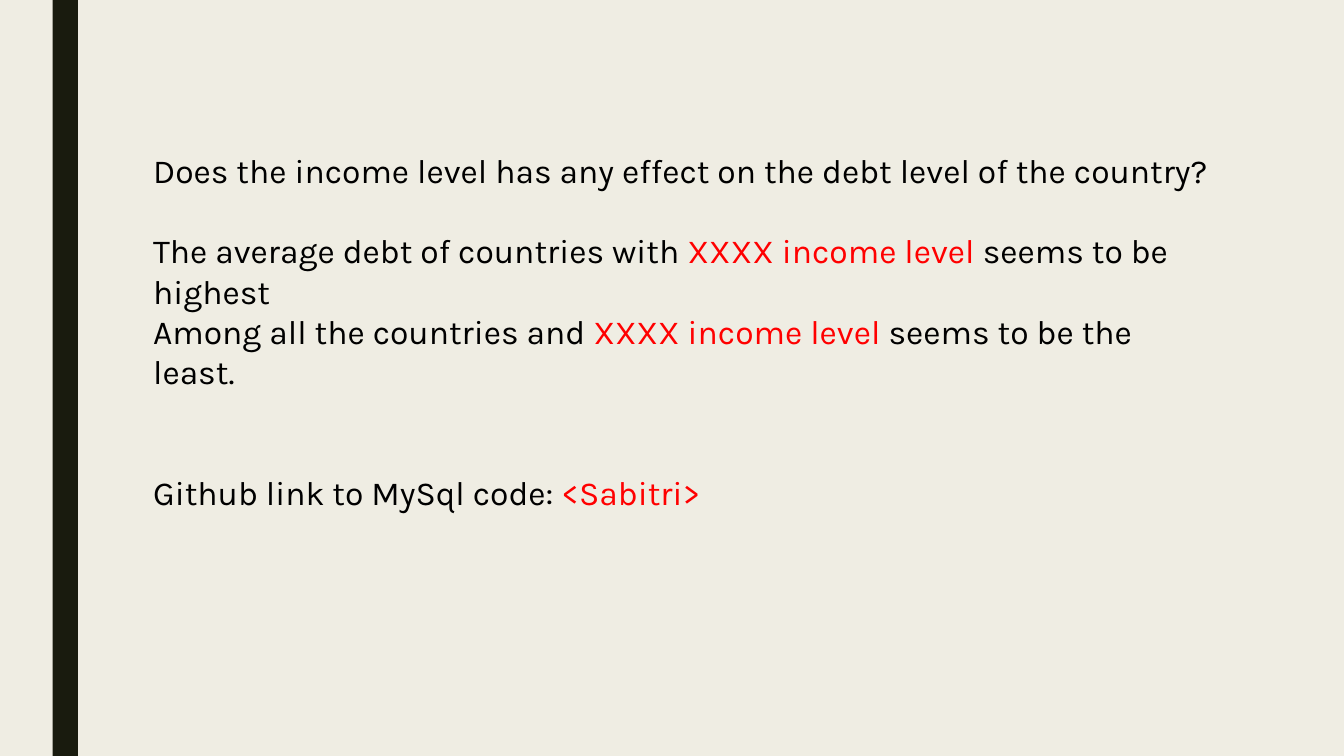
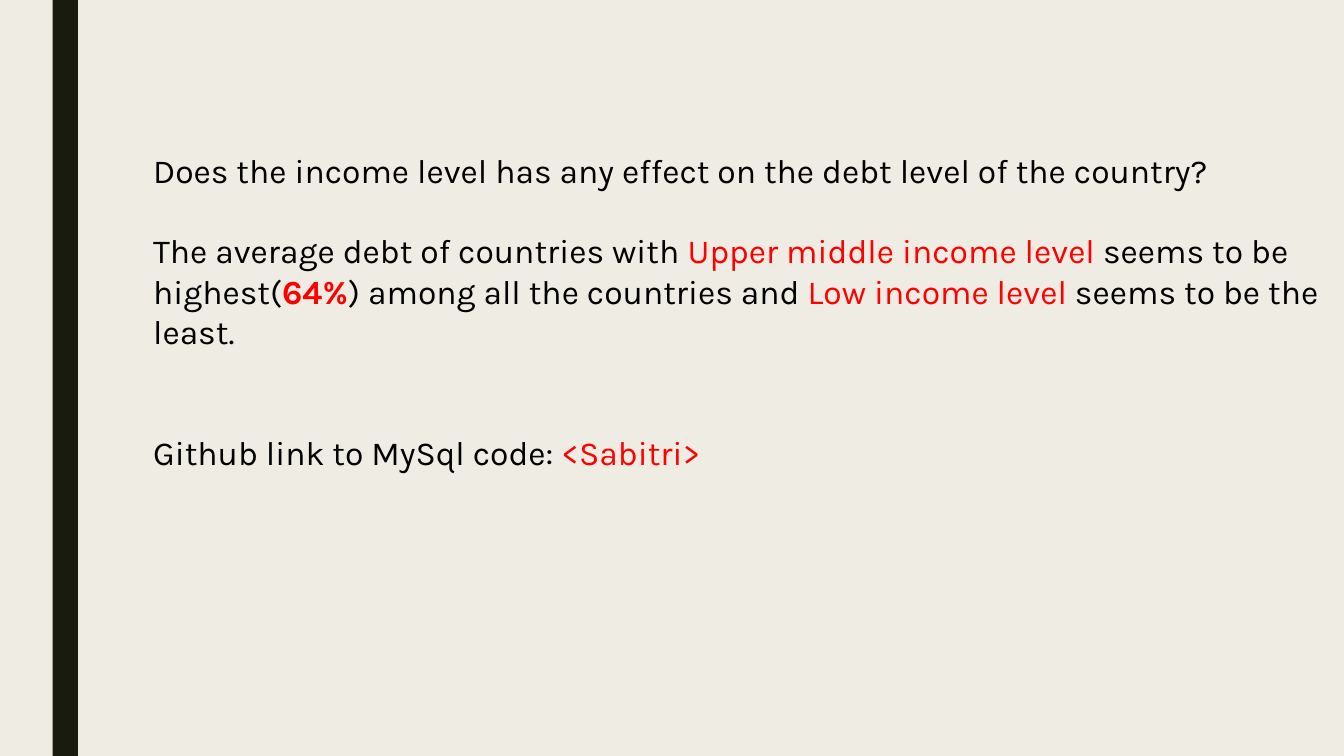
Before and after one commit to skc00/DBMS-Term-Project, a slide deck: slide 6 of Term Presentation MSDS7330-404 GrpB.pptx. Drawn at 1344x756 pixels with LibreOffice and Linux fonts; fonts in the diff are those of the drawing. Boxes give left, top, right and bottom in pixels: in the first picture for what was removed or moved away, otherwise in the second. Text is boxed around its words. In the diff, an @@ line names an element or a change of style, - is before the commit and + after.

Commit message:
Changes 2 AM :)

```diff
--- a/Term Presentation MSDS7330-404 GrpB.pptx
+++ b/Term Presentation MSDS7330-404 GrpB.pptx
@@ text at (153,240,1318,345): text changed @@
-The average debt of countries with XXXX income level seems to be highest
-Among all the countries and XXXX income level seems to be the least.
+The average debt of countries with Upper middle income level seems to be
+highest(64%) among all the countries and Low income level seems to be the least.
```
Also in this commit, not shown: 2 other slides changed.
